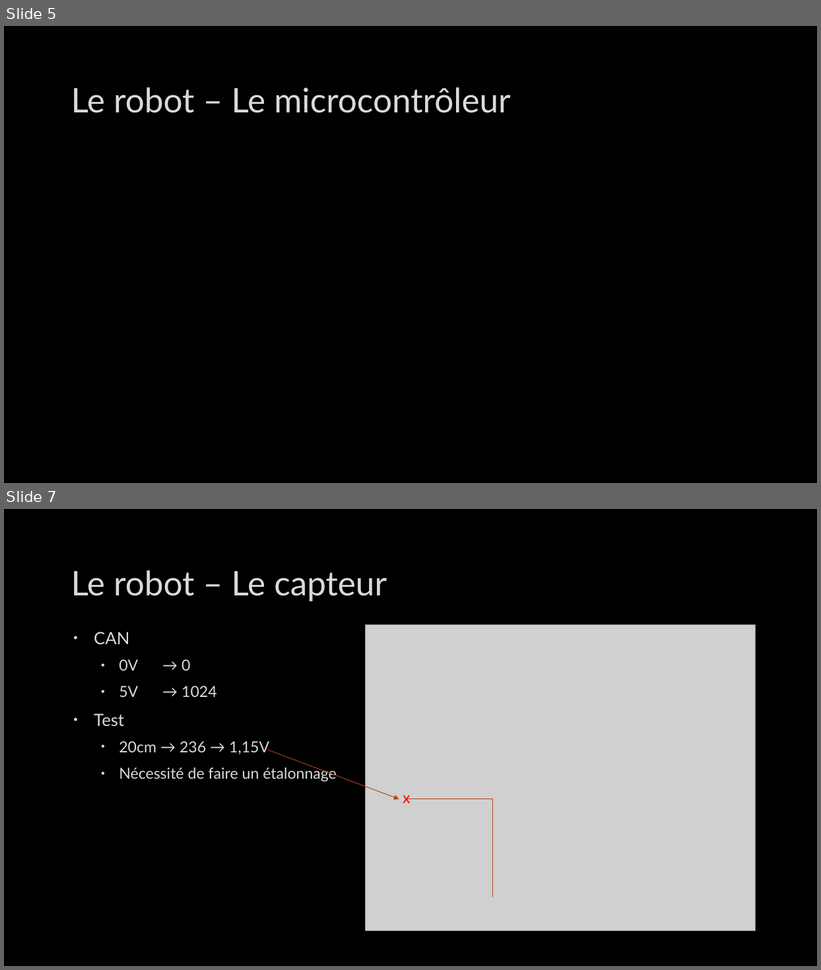
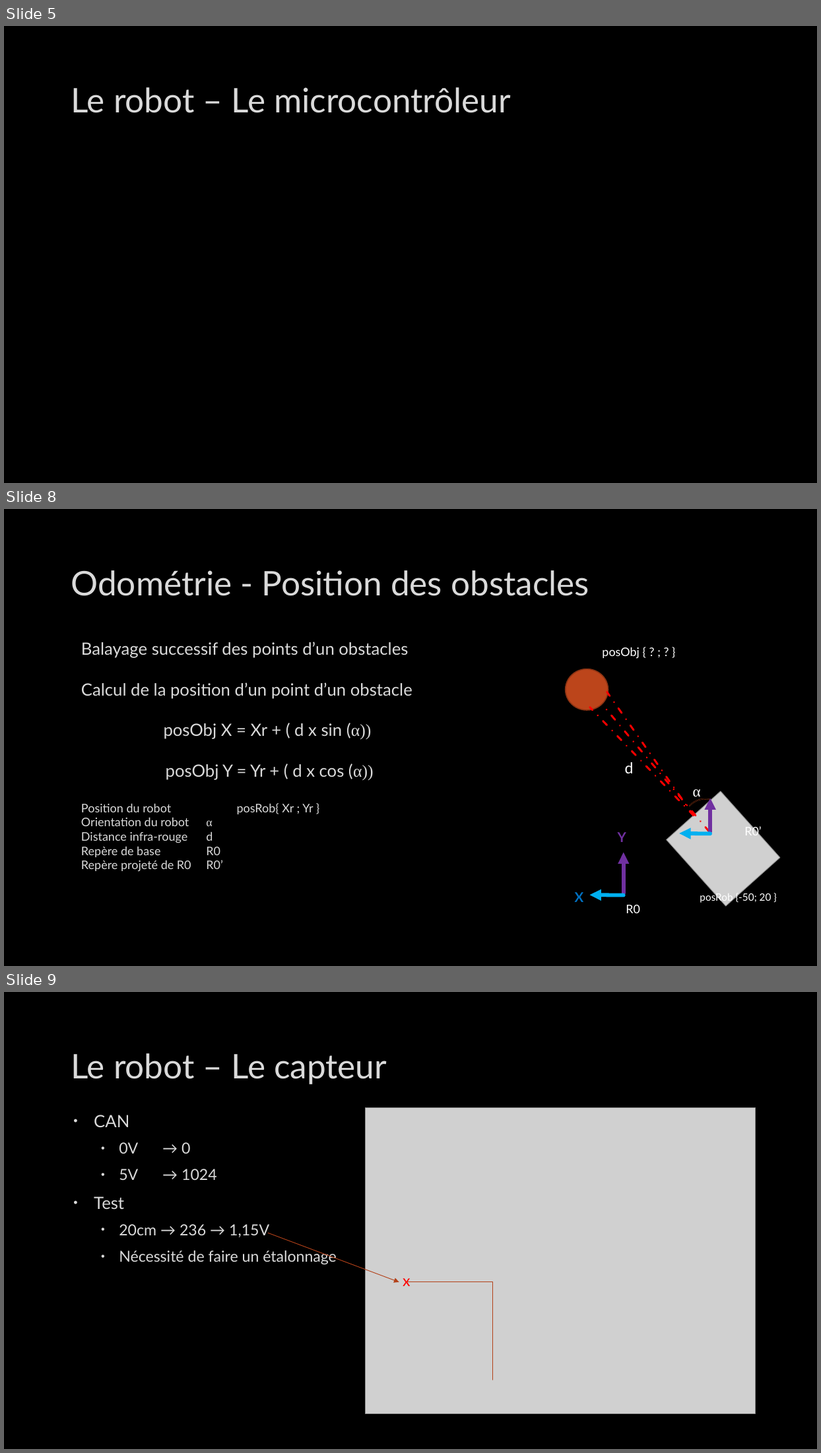
Before and after one commit to CyrilPy/BadMonkey, a slide deck: Gestion projet/Projet intégration robotique – IMERIR.pptx. Shown one above the other, each under a label of ours: slides 5 and 7 before the commit, slides 5, 8 and 9 after it; the slides between them are not shown. The pictures are 821x970 and 821x1453 pixels, drawn with LibreOffice and Linux fonts; fonts in the diff are those of the drawing; grey boxes stand for pictures; background and template pictures are left out. Boxes give left, top, right and bottom in pixels: in the first picture for what was removed or moved away, otherwise in the second. Text is boxed around its words. In the diff, an @@ line names an element or a change of style, - is before the commit and + after.

```diff
--- a/Gestion projet/Projet intégration robotique – IMERIR.pptx
+++ b/Gestion projet/Projet intégration robotique – IMERIR.pptx
@@ slide 8 added at (x1=4, y1=509, x2=817, y2=966), background picture (left out) @@
@@ title added at (x1=71, y1=570, x2=589, y2=596), 40 pt, text #DADADA @@
+Odométrie - Position des obstacles
@@ text added at (x1=81, y1=642, x2=413, y2=872), 20 pt, text #DADADA @@
+Balayage successif des points d’un obstacles
+Calcul de la position d’un point d’un obstacle
+posObj X = Xr + ( d x sin (α))
+posObj Y = Yr + ( d x cos (α))
+Position du robot posRob{ Xr ; Yr }
+Orientation du robot α
+Distance infra-rouge d
+Repère de base R0
+Repère projeté de R0 R0’
@@ text added at (x1=602, y1=647, x2=640, y2=659), 14 pt, text #FFFFFF @@
+posObj { ? ; ? }
@@ ellipse added at (x1=566, y1=669, x2=609, y2=711), fill #BC451B, outline #8B3314 1.25 pt @@
@@ line added from (709, 832) to (603, 704), #FF0000 2.25 pt dashed @@
@@ line added from (694, 816) to (607, 692), #FF0000 2.25 pt dashed @@
@@ line added from (694, 816) to (590, 707), #FF0000 2.25 pt dashed @@
@@ text added at (x1=625, y1=762, x2=634, y2=774), 18 pt, text #FFFFFF @@
+d
@@ picture added at (x1=667, y1=791, x2=780, y2=906) @@
@@ arch (boxed as its full ring) added at (x1=679, y1=794, x2=732, y2=848), outline #8B3314 0.25 pt @@
@@ text added at (x1=693, y1=789, x2=701, y2=801), 18 pt, text #FFFFFF @@
+α
@@ arrow added from (710, 832) to (710, 799), #7030A0 4.5 pt @@
@@ text added at (x1=618, y1=832, x2=626, y2=842), 16 pt, text #7030A0, bold @@
+Y
@@ arrow added from (710, 834) to (679, 834), #00B0F0 4.5 pt @@
@@ text added at (x1=745, y1=826, x2=762, y2=838), 14 pt, text #FFFFFF @@
+R0’
@@ arrow added from (624, 894) to (624, 852), #7030A0 4.5 pt @@
@@ text added at (x1=575, y1=892, x2=584, y2=902), 16 pt, text #0070C0, bold @@
+X
@@ arrow added from (624, 896) to (590, 895), #00B0F0 4.5 pt @@
@@ text added at (x1=700, y1=892, x2=772, y2=904), 12 pt, text #FFFFFF @@
+posRob {-50; 20 }
@@ text added at (x1=626, y1=905, x2=640, y2=914), 14 pt, text #FFFFFF @@
+R0
@@ what was slide 7 is now slide 9 @@
```
Also in this commit, not shown: 3 slides changed, 1 other slide added, 2 other files.
